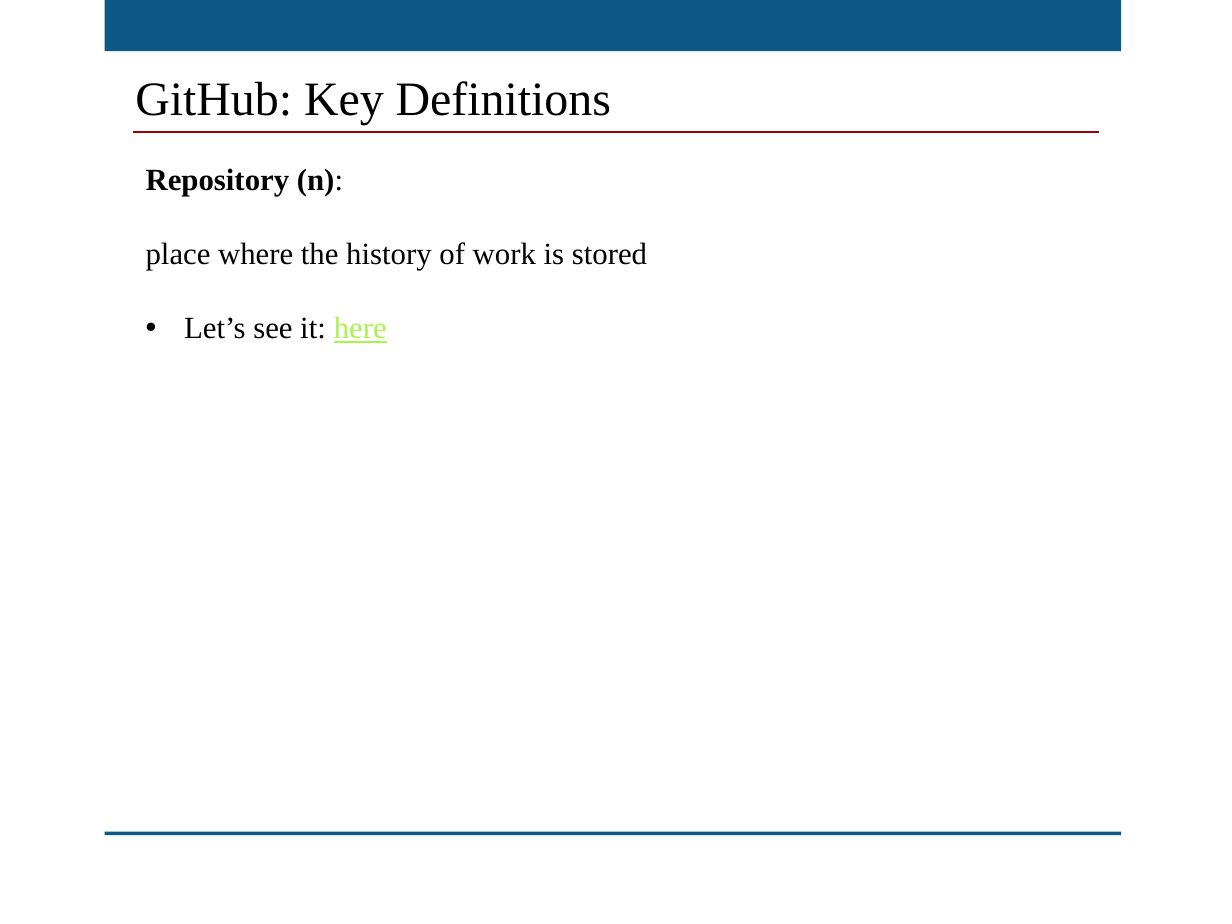
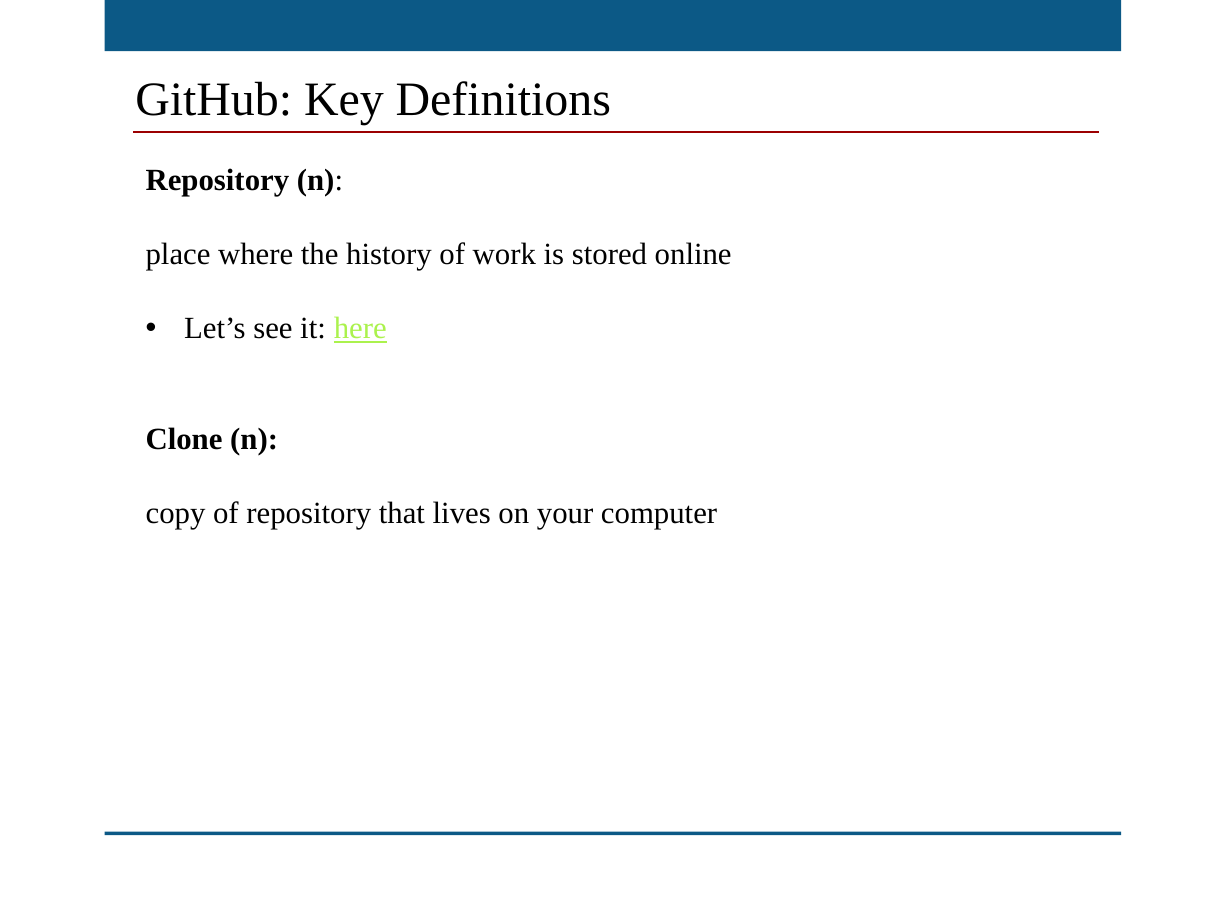
Before and after one commit to kansasgis/GithubWebinar_2015, a slide deck: slide 11 of MAGIC_GitHub_Webinar.pptx. Drawn at 1232x924 pixels with LibreOffice and Linux fonts; fonts in the diff are those of the drawing; background and template pictures are left out. Boxes give left, top, right and bottom in pixels: in the first picture for what was removed or moved away, otherwise in the second. Text is boxed around its words. In the diff, an @@ line names an element or a change of style, - is before the commit and + after.

```diff
--- a/MAGIC_GitHub_Webinar.pptx
+++ b/MAGIC_GitHub_Webinar.pptx
@@ text at (146, 242, 732, 270): text changed @@
-place where the history of work is stored
+place where the history of work is stored online
@@ text at (146, 427, 717, 529): paragraphs added @@
+Clone (n):
+copy of repository that lives on your computer
```
Also in this commit, not shown: 3 other slides changed, 2 slides added.
